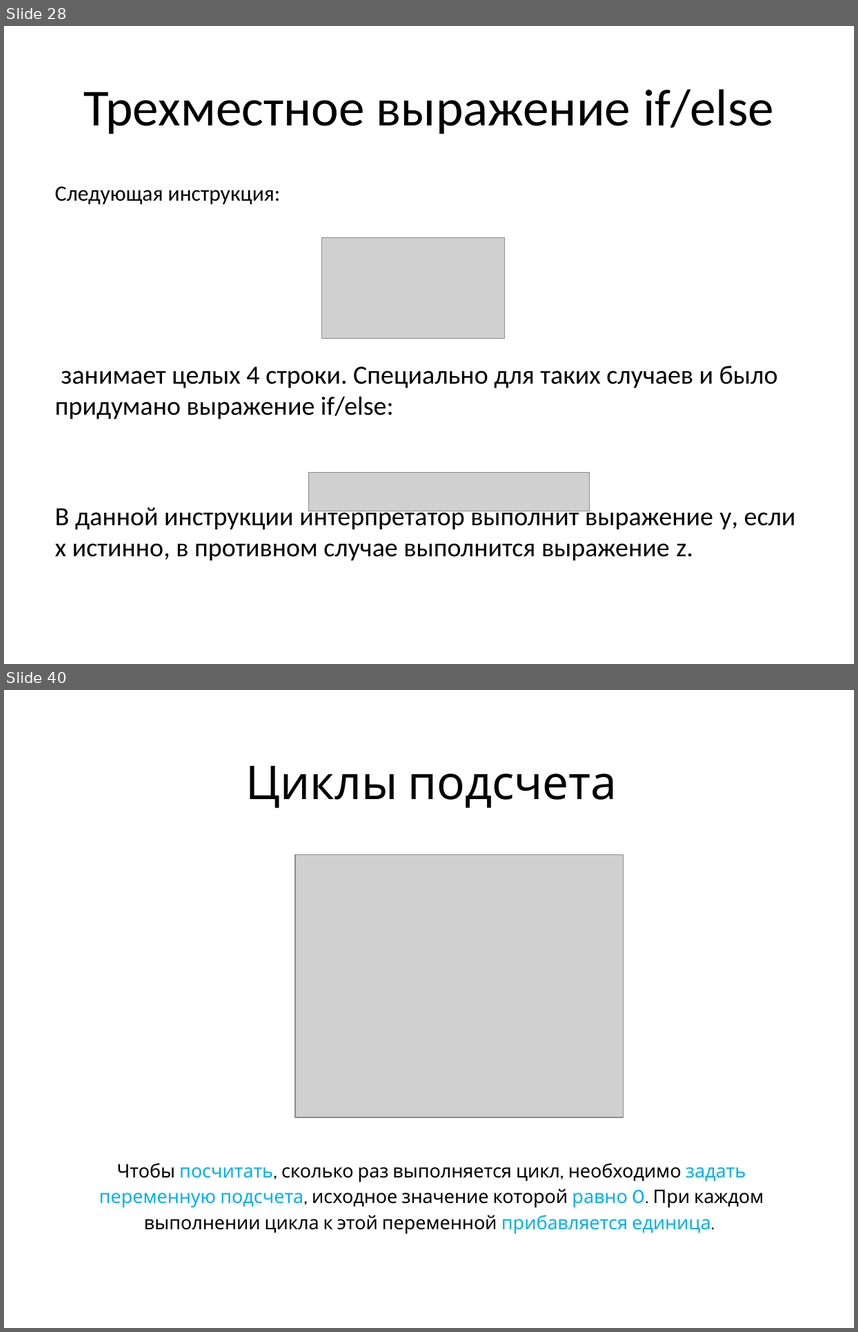
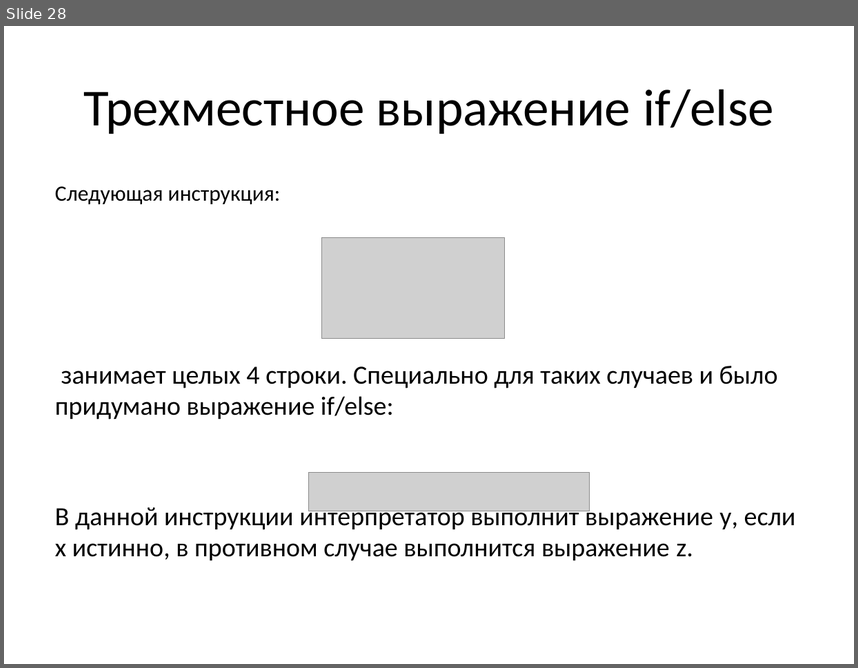
Before and after one commit to maxchv/LearnPython, a slide deck: week01/03.Conditions.pptx. Shown one above the other, each under a label of ours: slides 28 and 40 before the commit, slide 28 after it; the slides between them are not shown. The pictures are 858x1332 and 858x668 pixels, drawn with LibreOffice and Linux fonts; fonts in the diff are those of the drawing; grey boxes stand for pictures. Boxes give left, top, right and bottom in pixels: in the first picture for what was removed or moved away, otherwise in the second. Text is boxed around its words. In the diff, an @@ line names an element or a change of style, - is before the commit and + after.

```diff
--- a/week01/03.Conditions.pptx
+++ b/week01/03.Conditions.pptx
@@ slide 40 removed at bbox=[4, 690, 854, 1328], background #FFFFFF @@
@@ title removed at bbox=[245, 766, 617, 808] @@
-Циклы подсчета
@@ picture removed at bbox=[296, 855, 624, 1118] @@
@@ text removed at bbox=[99, 1163, 764, 1234] @@
-Чтобы посчитать, сколько раз выполняется цикл, необходимо задать переменную подсчета, исходное значение которой равно 0. При каждом выполнении цикла к этой переменной прибавляется единица.
```
Also in this commit, not shown: 16 other slides removed, 6 other files.
